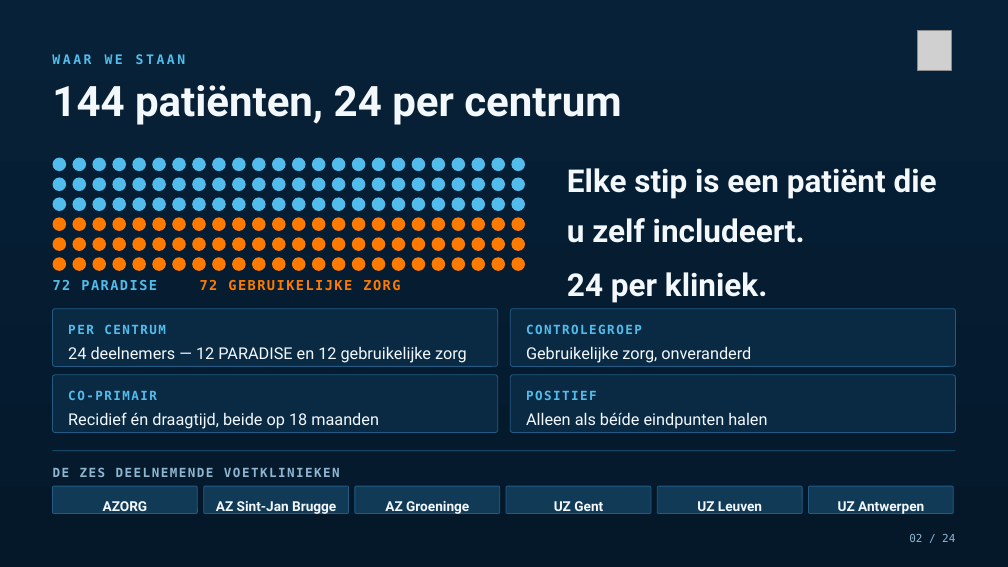
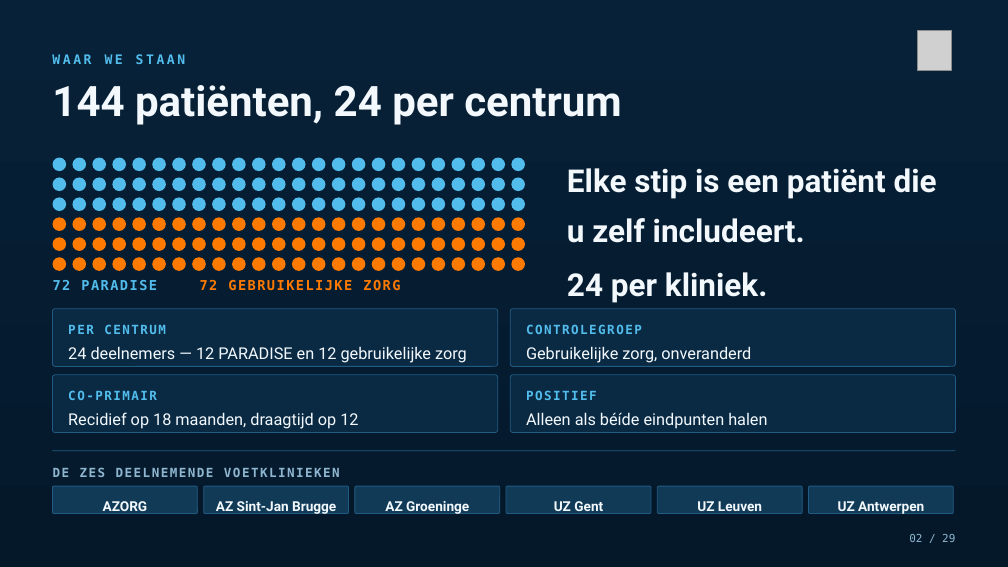
Before and after one commit to Dellfs/paradise-project, a slide deck: slide 2 of PARADISE_presentatie/PARADISE_congres.pptx. Drawn at 1008x567 pixels with LibreOffice and Linux fonts; fonts in the diff are those of the drawing; grey boxes stand for pictures. Boxes give left, top, right and bottom in pixels: in the first picture for what was removed or moved away, otherwise in the second. Text is boxed around its words. In the diff, an @@ line names an element or a change of style, - is before the commit and + after.

```diff
--- a/PARADISE_presentatie/PARADISE_congres.pptx
+++ b/PARADISE_presentatie/PARADISE_congres.pptx
@@ text at (68, 412, 358, 429): text changed @@
-Recidief én draagtijd, beide op 18 maanden
+Recidief op 18 maanden, draagtijd op 12
@@ text at (909, 534, 955, 542): text changed @@
-02 / 24
+02 / 29
```
Also in this commit, not shown: 18 other slides changed, 8 slides added, 3 slides removed, 9 other files.
